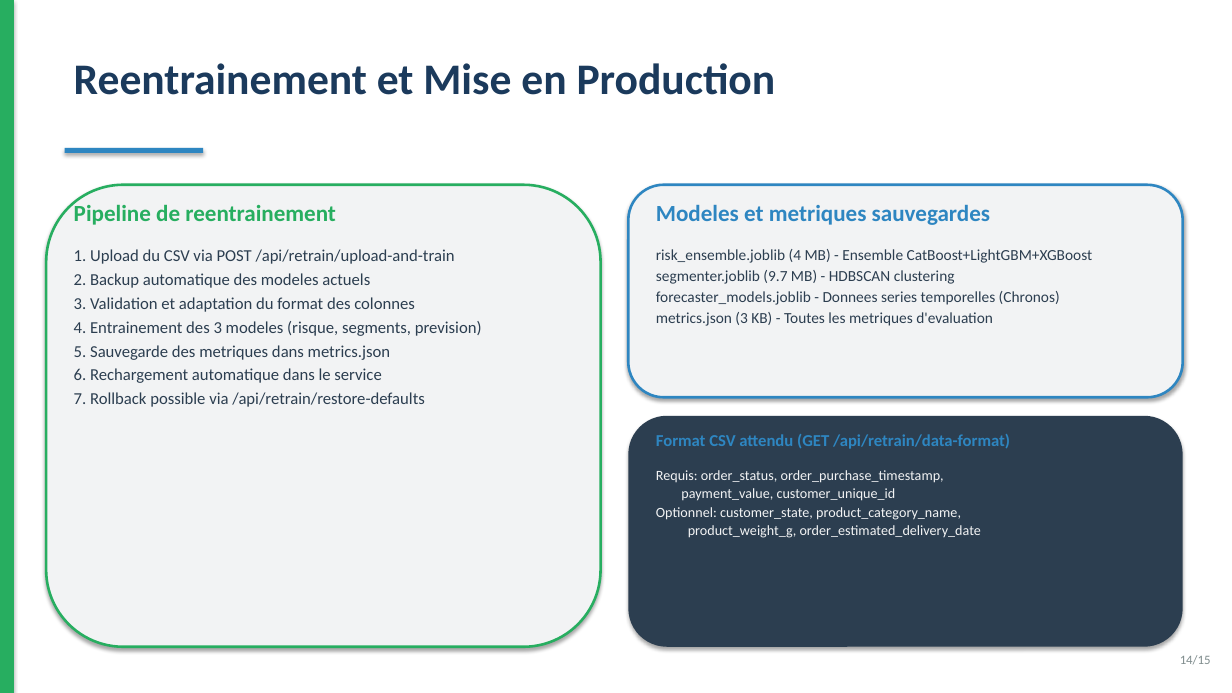
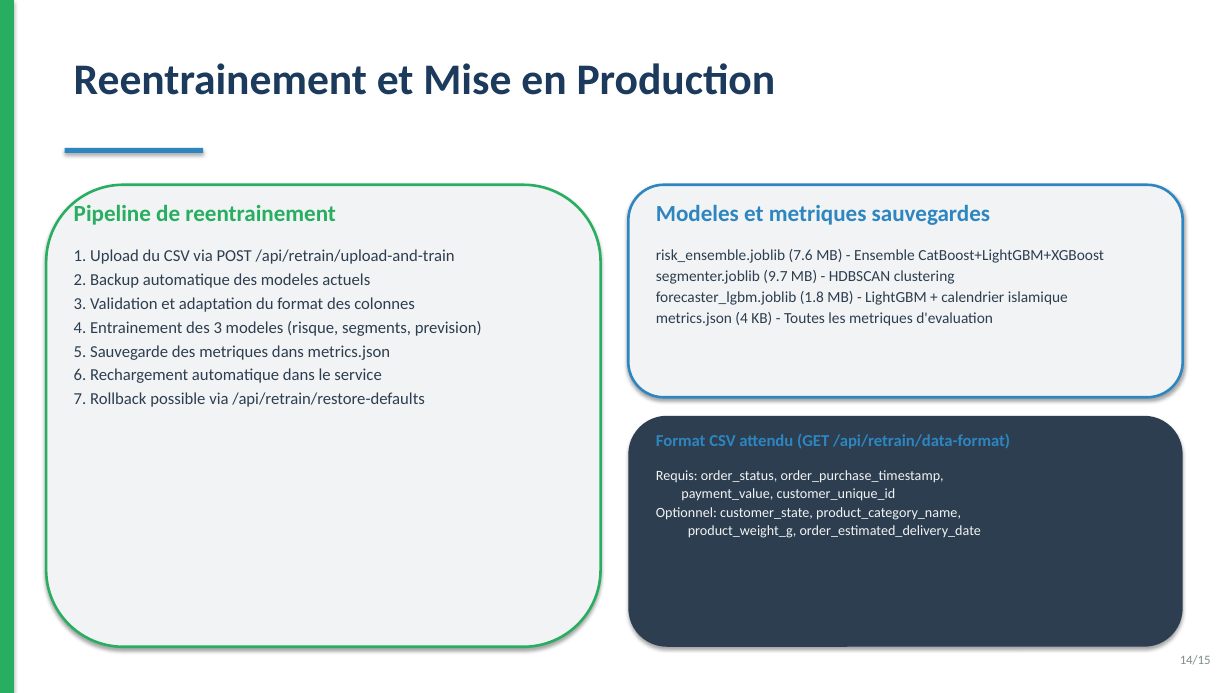
Before and after one commit to amine-dubs/COD-CRM, a slide deck: slide 14 of docs/presentation.pptx. Drawn at 1232x693 pixels with LibreOffice and Linux fonts; fonts in the diff are those of the drawing. Boxes give left, top, right and bottom in pixels: in the first picture for what was removed or moved away, otherwise in the second. Text is boxed around its words. In the diff, an @@ line names an element or a change of style, - is before the commit and + after.

Commit message:
Optimize risk model: AUC 0.695 -> 0.9961, 31 features, ADASYN + Optuna
Risk prediction:
- Clean target (delivered vs canceled/unavailable only, 97,712 orders)
- Enhanced features: 20 -> 31 across 8 categories (payment, product quality, geography)
- ADASYN (ratio=0.3) replaces SMOTE for adaptive minority resampling
- Optuna hyperparameter optimization (80 trials) for LightGBM
- Failure detection: recall 25% -> 98%, precision 100%, F1 0.99
- Confusion matrix: TN=242, FP=5, FN=0, TP=19,296

Frontend/Backend alignment:
- Update types.ts, RiskPredictionForm (add payment method dropdown)
- Update AIInsightsController.php (customer_total_spent, payment_method)
- Remove stale fields (discount, source, customer_success_rate)
- Fix forecast page: Prophet -> LightGBM + Islamic calendar

Risk reasons adapted for Algerian COD context:
- Remove payment-as-risk reasons (COD is universal in Algeria)
- Keep actionable reasons (customer history, geography, product quality)

Documentation updated: rapport.tex, presentation.pptx, README.md, email.md
- Add foundation models justification section
- Add ADASYN bibliography entry
- Update all metrics and confusion matrices

```diff
--- a/docs/presentation.pptx
+++ b/docs/presentation.pptx
@@ text at box(656, 249, 1104, 263): text changed @@
-risk_ensemble.joblib (4 MB) - Ensemble CatBoost+LightGBM+XGBoost
+risk_ensemble.joblib (7.6 MB) - Ensemble CatBoost+LightGBM+XGBoost
@@ text at box(656, 291, 1068, 326): text changed @@
-forecaster_models.joblib - Donnees series temporelles (Chronos)
-metrics.json (3 KB) - Toutes les metriques d'evaluation
+forecaster_lgbm.joblib (1.8 MB) - LightGBM + calendrier islamique
+metrics.json (4 KB) - Toutes les metriques d'evaluation
```
Also in this commit, not shown: 4 other slides changed, 16 other files.
